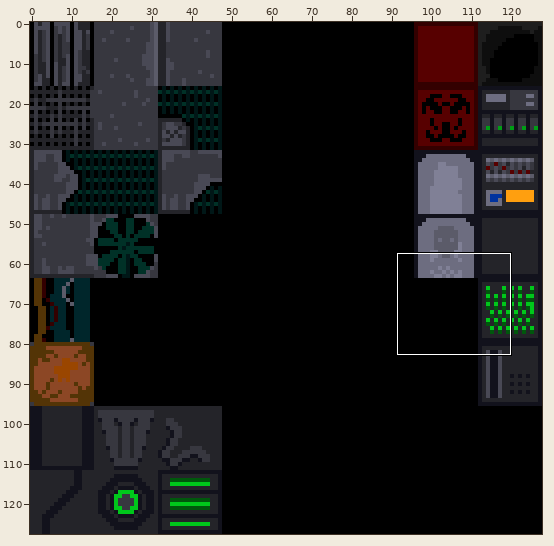
Sprite sheet, stored at Resources/Textures/Enviro/envTilemap.png. The first picture is a wide view before the edit; the outline marks the close-up.
Close-up. First the earlier version:
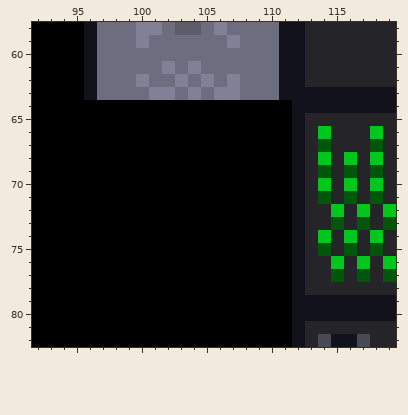
The file is 128x128 pixels. Colours within 5 levels of each other are drawn and written as one. Shown: x 92..119, y 58..82.
Once edited:
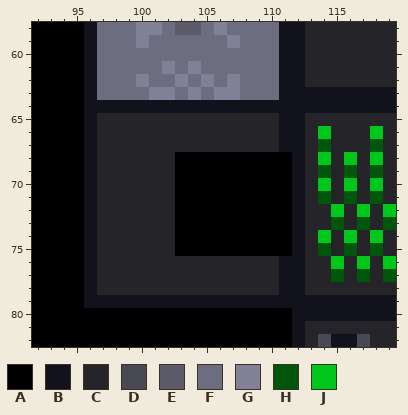
Palette (. is transparent): A #000000  B #12121c  C #242429  D #494955  E #5b5b69  F #6d6d80  G #808096  H #00570c  J #00c71b
The edit:
@@ x 92..119 @@
 63 AAAABFFFFGGFGFGGFFFBBBBBBBBB
-64 AAAAAAAAAAAAAAAAAAAABBBBBBBB
-65 AAAAAAAAAAAAAAAAAAAABCCCCCCC
-66 AAAAAAAAAAAAAAAAAAAABCJCCCJC
-67 AAAAAAAAAAAAAAAAAAAABCHCCCHC
-68 AAAAAAAAAAAAAAAAAAAABCJCJCJC
-69 AAAAAAAAAAAAAAAAAAAABCHCHCHC
-70 AAAAAAAAAAAAAAAAAAAABCJCJCJC
-71 AAAAAAAAAAAAAAAAAAAABCHCHCHC
-72 AAAAAAAAAAAAAAAAAAAABCCJCJCJ
-73 AAAAAAAAAAAAAAAAAAAABCCHCHCH
-74 AAAAAAAAAAAAAAAAAAAABCJCJCJC
-75 AAAAAAAAAAAAAAAAAAAABCHCHCHC
-76 AAAAAAAAAAAAAAAAAAAABCCJCJCJ
-77 AAAAAAAAAAAAAAAAAAAABCCHCHCH
-78 AAAAAAAAAAAAAAAAAAAABCCCCCCC
-79 AAAAAAAAAAAAAAAAAAAABBBBBBBB
+64 AAAABBBBBBBBBBBBBBBBBBBBBBBB
+65 AAAABCCCCCCCCCCCCCCBBCCCCCCC
+66 AAAABCCCCCCCCCCCCCCBBCJCCCJC
+67 AAAABCCCCCCCCCCCCCCBBCHCCCHC
+68 AAAABCCCCCCAAAAAAAAABCJCJCJC
+69 AAAABCCCCCCAAAAAAAAABCHCHCHC
+70 AAAABCCCCCCAAAAAAAAABCJCJCJC
+71 AAAABCCCCCCAAAAAAAAABCHCHCHC
+72 AAAABCCCCCCAAAAAAAAABCCJCJCJ
+73 AAAABCCCCCCAAAAAAAAABCCHCHCH
+74 AAAABCCCCCCAAAAAAAAABCJCJCJC
+75 AAAABCCCCCCAAAAAAAAABCHCHCHC
+76 AAAABCCCCCCCCCCCCCCBBCCJCJCJ
+77 AAAABCCCCCCCCCCCCCCBBCCHCHCH
+78 AAAABCCCCCCCCCCCCCCBBCCCCCCC
+79 AAAABBBBBBBBBBBBBBBBBBBBBBBB
 80 AAAAAAAAAAAAAAAAAAAABBBBBBBB
Pixel boxes of the changes (left, top, right, bottom) in both close-ups:
changed: (84, 100, 292, 308)
